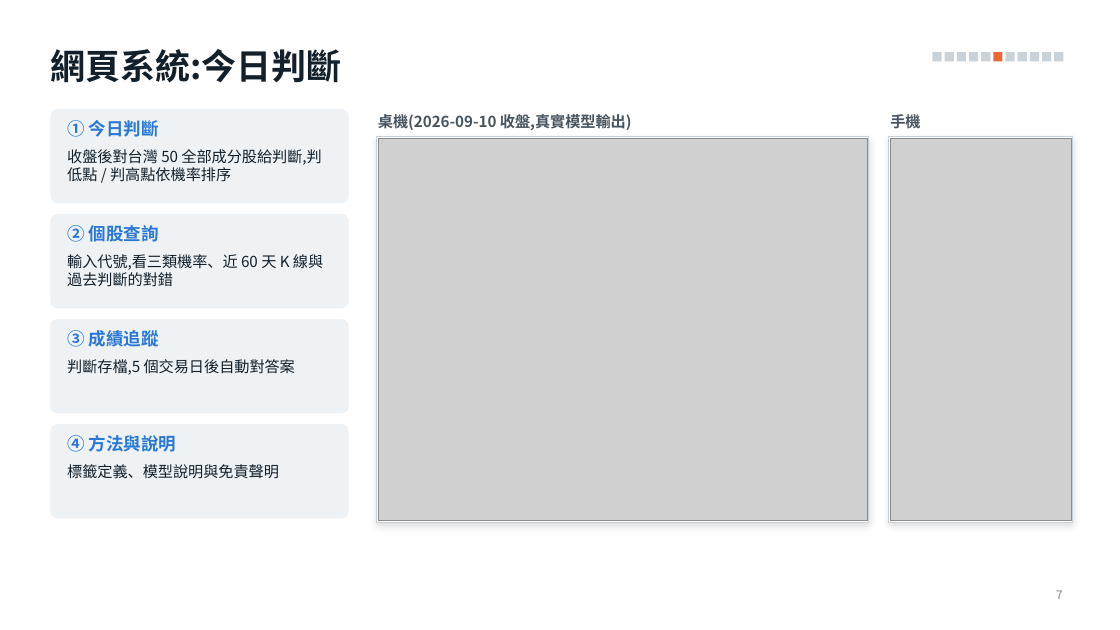
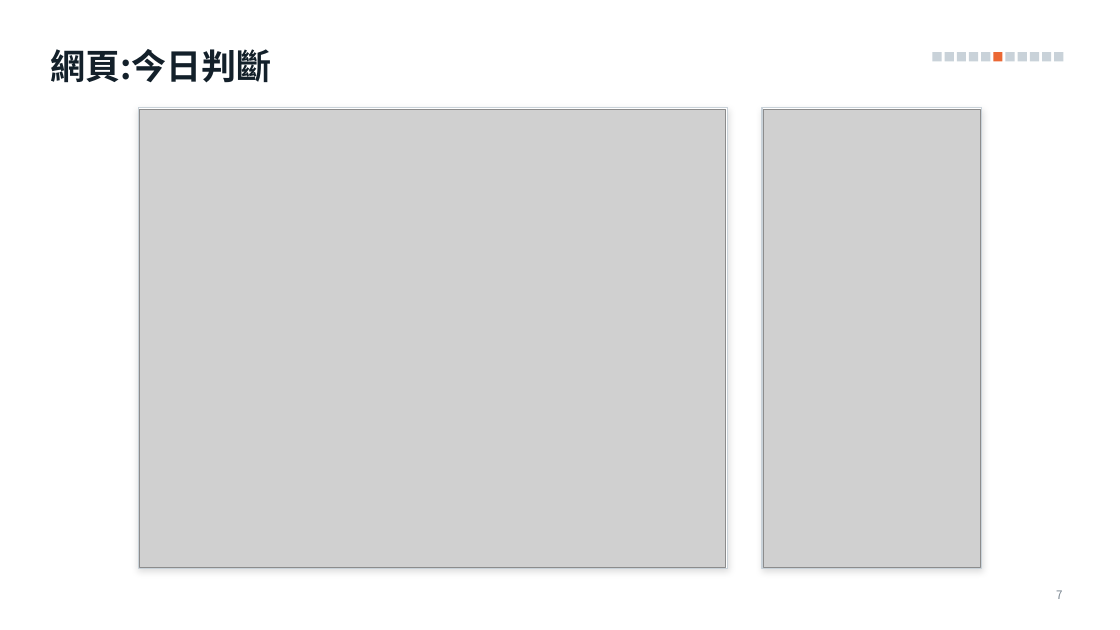
Before and after one commit to alextixu/fcukproject, a slide deck: slide 7 of method_kline_peak/report/kline_peak_report.pptx. Drawn at 1120x630 pixels with LibreOffice and Linux fonts; fonts in the diff are those of the drawing; grey boxes stand for pictures. Boxes give left, top, right and bottom in pixels: in the first picture for what was removed or moved away, otherwise in the second. Text is boxed around its words. In the diff, an @@ line names an element or a change of style, - is before the commit and + after.

```diff
--- a/method_kline_peak/report/kline_peak_report.pptx
+++ b/method_kline_peak/report/kline_peak_report.pptx
@@ title at [50,49,271,83]: text changed @@
-網頁系統:今日判斷
+網頁:今日判斷
@@ rounded rectangle removed at [50,109,349,203] @@
@@ rectangle: place and size @@
-rectangle at [376,137,869,523]
+rectangle at [139,108,728,569]
@@ picture: place and size @@
-picture at [378,139,867,521]
+picture at [140,109,727,567]
@@ text removed at [378,114,632,130] @@
-桌機(2026-09-10 收盤,真實模型輸出)
@@ rectangle: place and size @@
-rectangle at [889,137,1073,523]
+rectangle at [762,108,982,569]
@@ picture: place and size @@
-picture at [891,139,1071,521]
+picture at [764,109,981,567]
@@ text removed at [890,114,920,129] @@
-手機
@@ text removed at [67,120,159,137] @@
-① 今日判斷
@@ text removed at [67,149,321,182] @@
-收盤後對台灣 50 全部成分股給判斷,判低點 / 判高點依機率排序
@@ rounded rectangle removed at [50,214,349,308] @@
@@ text removed at [67,225,159,242] @@
-② 個股查詢
@@ text removed at [67,254,323,287] @@
-輸入代號,看三類機率、近 60 天 K 線與過去判斷的對錯
@@ rounded rectangle removed at [50,319,349,413] @@
@@ text removed at [67,330,159,347] @@
-③ 成績追蹤
@@ text removed at [67,359,295,375] @@
-判斷存檔,5 個交易日後自動對答案
@@ rounded rectangle removed at [50,424,349,518] @@
@@ text removed at [67,435,176,452] @@
-④ 方法與說明
@@ text removed at [67,464,279,479] @@
-標籤定義、模型說明與免責聲明
```
Also in this commit, not shown: 8 other slides changed, 1 other file.
